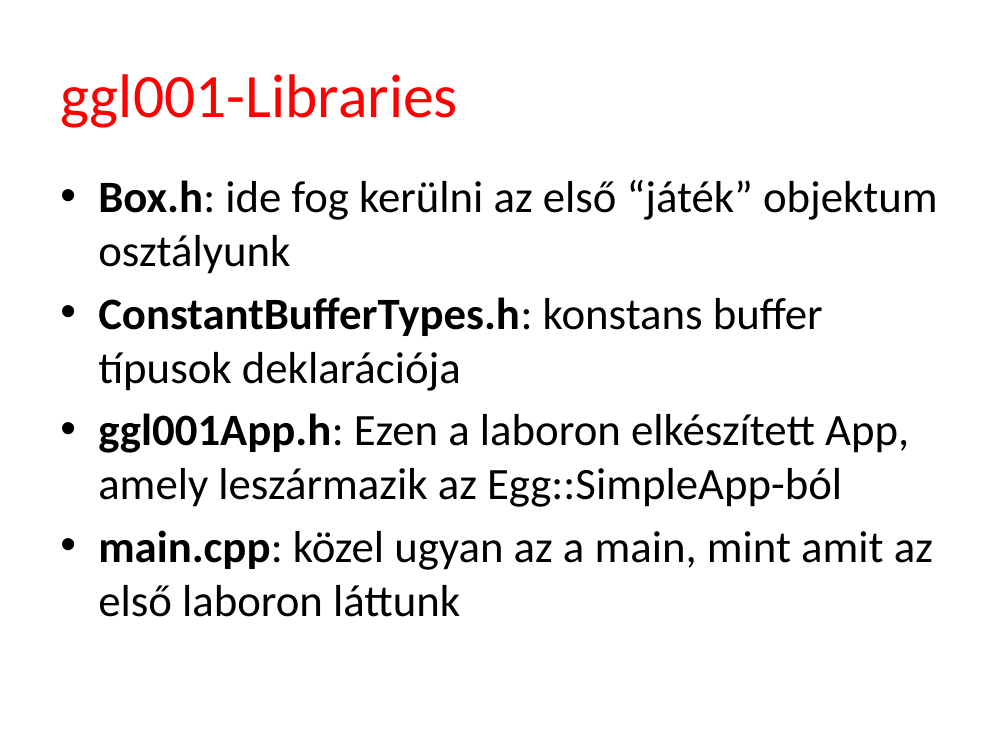
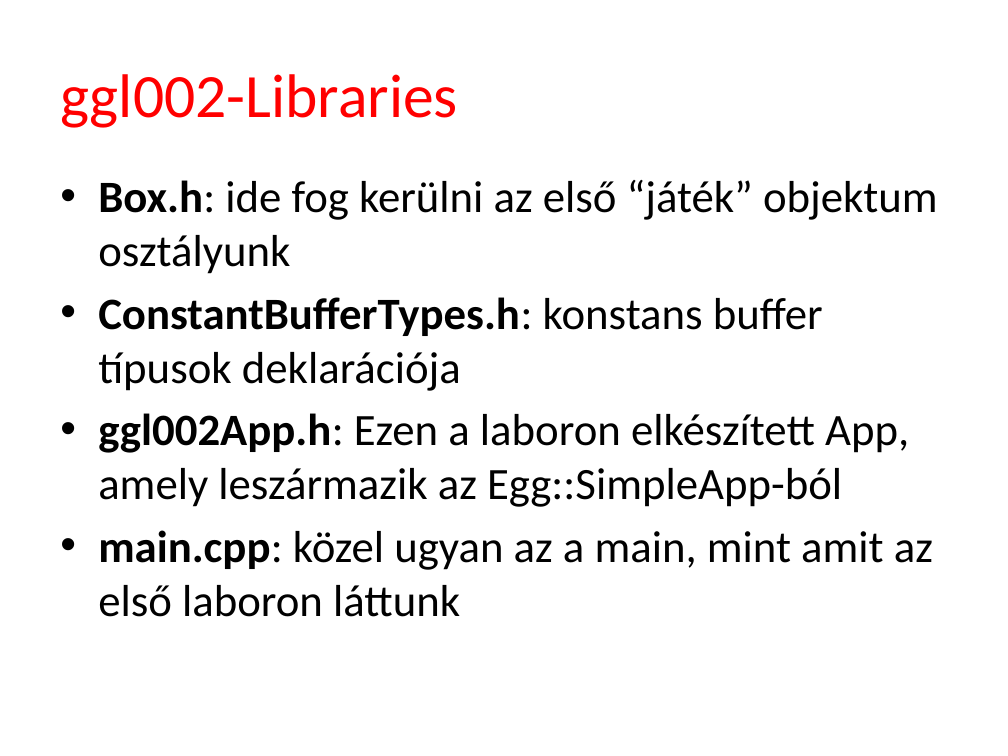
Before and after one commit to tyekx/dx12, a slide deck: slide 8 of Slides/ggl002-Libraries.pptx. Drawn at 1008x756 pixels with LibreOffice and Linux fonts; fonts in the diff are those of the drawing; background and template pictures are left out. Boxes give left, top, right and bottom in pixels: in the first picture for what was removed or moved away, otherwise in the second. Text is boxed around its words. In the diff, an @@ line names an element or a change of style, - is before the commit and + after.

```diff
--- a/Slides/ggl002-Libraries.pptx
+++ b/Slides/ggl002-Libraries.pptx
@@ title at [60, 74, 457, 128]: text changed @@
-ggl001-Libraries
+ggl002-Libraries
@@ text at [98, 413, 909, 507]: text changed @@
-• ggl001App.h: Ezen a laboron elkészített App, amely leszármazik az Egg::SimpleApp-ból
+• ggl002App.h: Ezen a laboron elkészített App, amely leszármazik az Egg::SimpleApp-ból
```
Also in this commit, not shown: 7 other slides changed, 7 other files.
